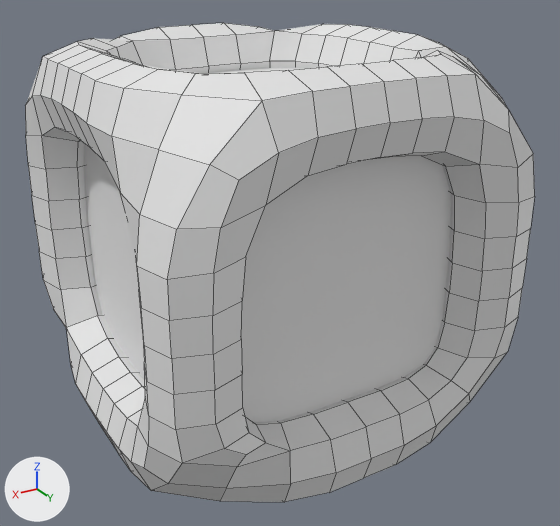
An edit to the FBX model Assets/Resources/Items/Mesh/Item-mesh.fbx, drawn before and after from the same camera.
One viewpoint serves both versions: a 50 mm camera at (0.0252, 0.0442, 0.0196) aimed at (-0.0005, 0.0012, -0.0018). Every picture has the same lights, and +X, +Y and +Z are marked at lower left. Mesh edges are drawn as thin lines. Where no turn or scale is listed for an object, it has been applied to the vertices.

In view in the first picture: 'InnerCube', 'Outer'.
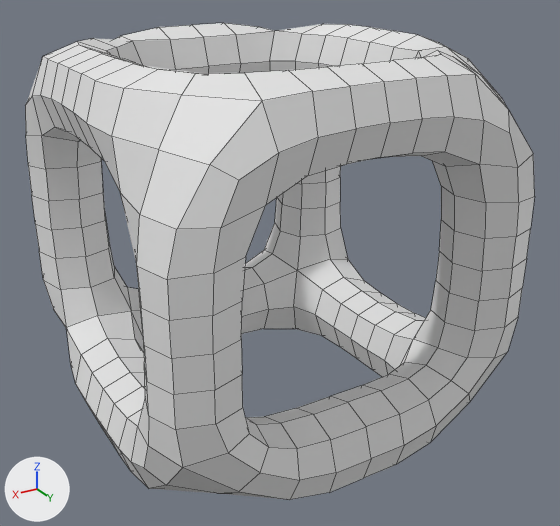
Pixel boxes [x1, y1, x2, y2] of what changed, in the pictures (560 x 526 px; the box of a moved part takes in the faces that stretch with it):
'Outer', reshaped
    before: [25, 23, 535, 502]
    after: [25, 23, 535, 500]
'InnerCube', deleted
    before: [84, 68, 451, 423]
part 1 of me_outer, moved or reshaped
    before: [119, 408, 336, 502]
    after: [119, 408, 336, 500]

Edits to the bpy script that builds the scene:
```text
Change me_outer:
    where me_outer.from_pydata(...)  # 668 vertices, 676 faces; spans x -0.0131..0.0131, y -0.0131..0.0131, z -0.0131..0.0131
    used by ob_outer; location = (0.0, 0.0, 0.0)
    me_outer part 1
    7 vertices are removed from x 0.005..0.0092, y 0.0083..0.0131, z -0.0131..-0.0068
    17 faces are deleted
    12 vertices move from x 0.0053..0.0122, y 0.0061..0.0131, z -0.0131..-0.0059 to x 0.0053..0.0122, y 0.0059..0.0131, z -0.0131..-0.0061
    7 vertices are added at x 0.005..0.0092, y 0.0068..0.0131, z -0.0131..-0.0083
    17 new faces join them
Remove ob_innercube:
    ob_innercube = bpy.data.objects.new('InnerCube', me_innercube)
    ob_innercube.location = (0.0, 0.0, 0.0)
```
